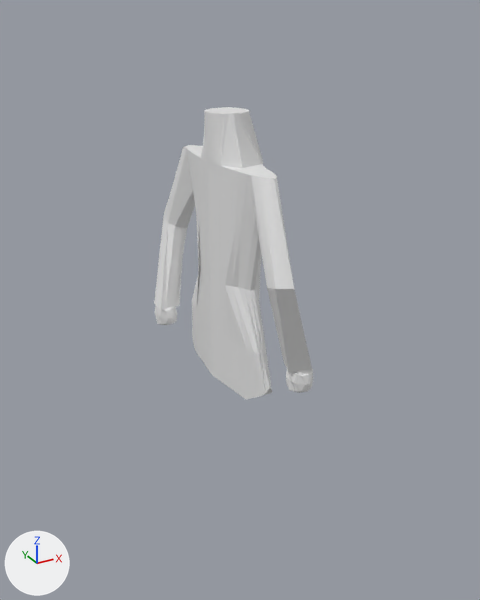
What one commit did to the Blender file Emberke.blend.
Both versions are drawn from a camera (50 mm lens) standing at (-2.58, -4.91, 2.16) and looking at (0.17, 0.08, -0.34). Lighting does not change. The marker at lower left points along +X, +Y and +Z. The older version comes first.

Script lines for the objects in view, before the commit:
```python
ob_cube = bpy.data.objects.new('Cube', me_cube_001)
ob_cube.location = (-0.01, 0.88, 0.5)
ob_cube.rotation_euler = (-0.524, 0.0, 3.142)  # degrees (-30, 0, 180)
ob_cube.scale = (0.1, 0.1, 0.5)
ob_cube_001 = bpy.data.objects.new('Cube.001', me_cube_002)
ob_cube_001.location = (0.19, -0.91, -0.66)
ob_cube_001.scale = (0.1, 0.15, 0.1)
ob_cube_002 = bpy.data.objects.new('Cube.002', me_cube_003)
ob_cube_002.location = (-0.09, -0.88, 0.5)
ob_cube_002.rotation_euler = (-0.524, 0.0, -0.334)  # degrees (-30, 0, -19)
ob_cube_002.scale = (0.1, 0.1, 0.5)
ob_cube_003 = bpy.data.objects.new('Cube.003', me_cube_004)
ob_cube_003.location = (-0.29, 0.81, -0.66)
ob_cube_003.scale = (0.1, 0.15, 0.1)
ob_cylinder = bpy.data.objects.new('Cylinder', me_cylinder)
ob_cylinder.location = (0.0, 0.0, 1.2)
ob_cylinder.scale = (0.18, 0.18, 0.2)
ob_cylinder_001 = bpy.data.objects.new('Cylinder.001', me_cylinder_001)
ob_cylinder_001.location = (0.0, 0.0, 0.0)
ob_cylinder_001.scale = (0.15, 0.75, 1.0)
```
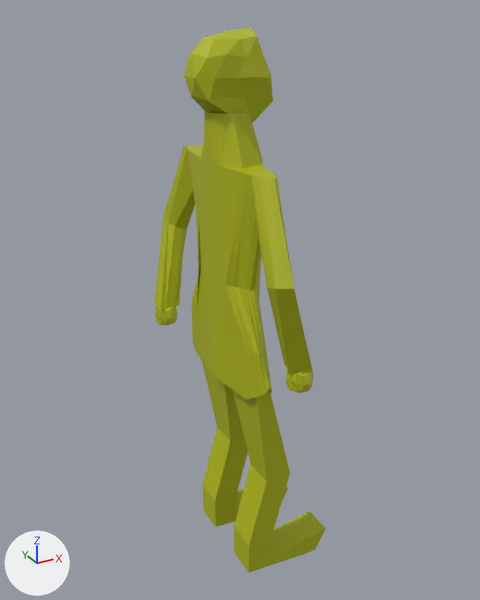
Commit message: Emberke forma

Location of each change, [x1, y1, x2, y2] in pixels of the pictures (480 x 600 px):
'Cylinder.001', recoloured (white to yellow)
    both: [186, 145, 277, 400]
'Cube.004', added (yellow)
    after: [233, 390, 326, 572]
'Icosphere', added (yellow)
    after: [184, 27, 273, 122]
'Cube.002', recoloured (white to yellow)
    both: [251, 175, 313, 373]
'Cube.005', added (yellow)
    after: [202, 361, 288, 527]
'Cube', recoloured (white to yellow)
    both: [154, 146, 195, 310]
'Cylinder', recoloured (white to yellow)
    both: [201, 111, 263, 168]
'Cube.001', recoloured (white to yellow)
    both: [286, 369, 313, 393]
'Cube.003', recoloured (white to yellow)
    both: [155, 304, 177, 325]

What the commit changed:
Material 'Emberke' (mat_emberke) is new.
Its base color is (0.435, 0.475, 0.00179) (yellow #b0b706).
me_cylinder has 64 vertices, 34 faces and spans x -1.0..1.82, y -1.82..1.82, z -1.0..1.0.
me_cylinder gains material mat_emberke (yellow #b0b706).
me_cylinder_001 has 160 vertices, 130 faces and spans x -1.18..2.13, y -1.0..1.0, z -1.0..1.0.
me_cylinder_001 gains material mat_emberke (yellow #b0b706).
me_cube_001 has 66 vertices, 64 faces and spans x -1.15..3.62, y -1.27..6.78, z -1.86..1.32.
me_cube_001 gains material mat_emberke (yellow #b0b706).
me_cube_002 has 66 vertices, 64 faces and spans x -1.0..1.0, y -0.93..0.93, z -1.0..1.0.
me_cube_002 gains material mat_emberke (yellow #b0b706).
me_cube_003 has 66 vertices, 64 faces and spans x -1.06..3.62, y -1.14..6.78, z -1.86..1.32.
me_cube_003 gains material mat_emberke (yellow #b0b706).
me_cube_004 has 66 vertices, 64 faces and spans x -1.0..1.0, y -0.93..0.93, z -1.0..1.0.
me_cube_004 gains material mat_emberke (yellow #b0b706).
Mesh me_cube_005 is new.
It has 50 vertices, 48 faces and spans x -1.0..6.03, y -1.6..2.58, z -0.54..1.05.
It uses material mat_emberke (yellow #b0b706).
Mesh me_cube is new.
It has 50 vertices, 48 faces and spans x -1.0..6.03, y -1.0..2.9, z -0.54..1.05.
It uses material mat_emberke (yellow #b0b706).
Mesh me_icosphere is new.
It has 42 vertices, 80 faces and spans x -0.78..0.81, y -0.64..0.64, z -1.0..0.85.
It uses material mat_emberke (yellow #b0b706).
Object 'Cube.005' (ob_cube_005) is new; it shows me_cube_005.
Its location is (0.0, 0.23, -2.24).
Its scale is (0.13, 0.15, 1.4).
Object 'Cube.004' (ob_cube_004) is new; it shows me_cube.
Its location is (0.0, -0.49, -2.24).
Its scale is (0.13, 0.15, 1.4).
Object 'Icosphere' (ob_icosphere) is new; it shows me_icosphere.
Its location is (0.0, 0.0, 1.67).
Its scale is (0.415, 0.415, 0.415).
